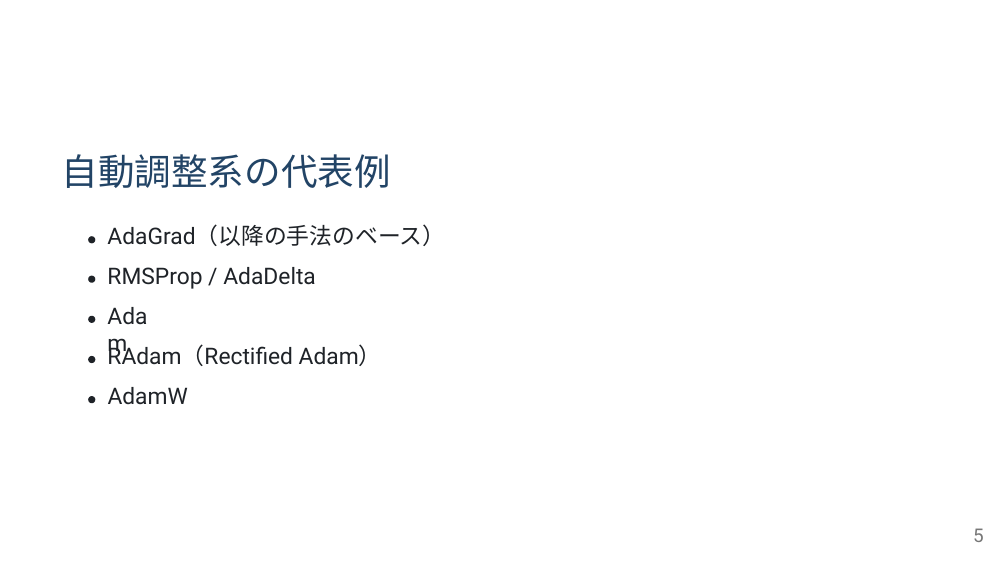
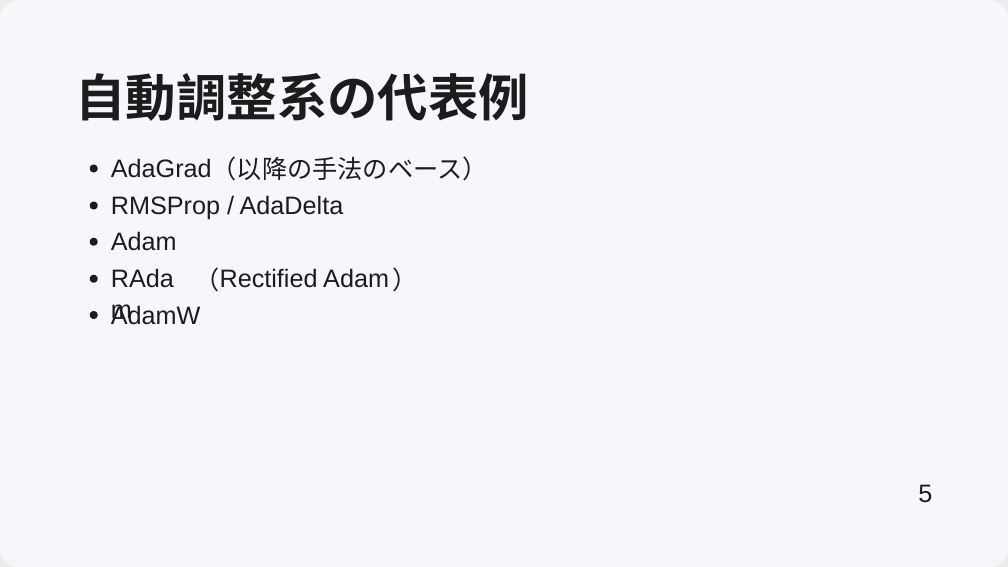
Before and after one commit to frinfo702/slides, a slide deck: slide 5 of nishikawa-lab/pptx/20251010_presentation.pptx. Drawn at 1008x567 pixels with LibreOffice and Linux fonts; fonts in the diff are those of the drawing; background and template pictures are left out. Boxes give left, top, right and bottom in pixels: in the first picture for what was removed or moved away, otherwise in the second. Text is boxed around its words. In the diff, an @@ line names an element or a change of style, - is before the commit and + after.

```diff
--- a/nishikawa-lab/pptx/20251010_presentation.pptx
+++ b/nishikawa-lab/pptx/20251010_presentation.pptx
@@ freeform shape added at bbox=[0, 0, 1008, 567], fill #11111A at 8% opacity @@
@@ freeform shape added at bbox=[0, 0, 1008, 567], fill #F6F7FB @@
@@ text "⾃動調整系の代表例": place and size @@
-text "⾃動調整系の代表例" at bbox=[62, 154, 391, 188]
+text "⾃動調整系の代表例" at bbox=[76, 73, 530, 121]
@@ text "⾃動調整系の代表例" at bbox=[76, 73, 530, 121]: size 34.8 to 48 pt, font Calibri to Noto Sans CJK JP, text colour #224466 to #1C1C1E, bold on @@
@@ freeform shape added at bbox=[90, 165, 98, 172], fill #1C1C1E @@
@@ text added at bbox=[111, 158, 212, 178], 24 pt, text #1C1C1E @@
+AdaGrad
@@ text at bbox=[212, 156, 488, 181]: text changed; size 21.7 to 24 pt; font Roboto to Noto Sans CJK JP; text colour #1F2328 to #1C1C1E @@
-AdaGrad（以降の⼿法のベース）
+（以降の⼿法のベース）
@@ freeform shape added at bbox=[90, 202, 98, 209], fill #1C1C1E @@
@@ text "RMSProp / AdaDelta": place and size @@
-text "RMSProp / AdaDelta" at bbox=[107, 267, 316, 289]
+text "RMSProp / AdaDelta" at bbox=[111, 195, 344, 220]
@@ freeform shape at bbox=[90, 238, 98, 246]: fill #1F2328 to #1C1C1E; outline redrawn @@
@@ text "Adam": place and size @@
-text "Adam" at bbox=[299, 344, 382, 366]
+text "Adam" at bbox=[111, 231, 177, 251]
@@ text added at bbox=[111, 262, 195, 292], 24 pt, text #1C1C1E @@
+RAdam
@@ text added at bbox=[194, 264, 219, 289], 24 pt, text #1C1C1E @@
+（
@@ text at bbox=[220, 268, 389, 288]: text changed; size 21.7 to 24 pt; font Roboto to Arial; text colour #1F2328 to #1C1C1E @@
-RAdam（Rectified Adam）
+Rectiﬁed Adam
@@ text added at bbox=[392, 264, 417, 289], 24 pt, text #1C1C1E @@
+）
@@ freeform shape at bbox=[90, 275, 98, 283]: fill #1F2328 to #1C1C1E; outline redrawn @@
@@ size 21.7 to 24 pt, font Roboto to Arial, text colour #1F2328 to #1C1C1E in 3 elements at bbox=[111, 231, 177, 251], bbox=[111, 195, 344, 220], bbox=[111, 304, 201, 325] @@
@@ text "AdamW": place and size @@
-text "AdamW" at bbox=[108, 387, 188, 405]
+text "AdamW" at bbox=[111, 304, 201, 325]
@@ freeform shape: place and size @@
-freeform shape at bbox=[88, 316, 95, 323]
+freeform shape at bbox=[90, 311, 98, 318]
@@ freeform shape at bbox=[90, 311, 98, 318]: fill #1F2328 to #1C1C1E @@
@@ freeform shape removed at bbox=[88, 356, 95, 363] @@
@@ freeform shape removed at bbox=[88, 396, 95, 403] @@
@@ text "5": place and size @@
-text "5" at bbox=[973, 528, 984, 542]
+text "5" at bbox=[918, 484, 932, 503]
@@ text "5" at bbox=[918, 484, 932, 503]: size 18 to 24 pt, font Roboto to Arial, text colour #777777 to #1C1C1E @@
```
Also in this commit, not shown: 14 other slides changed, 4 other files.
